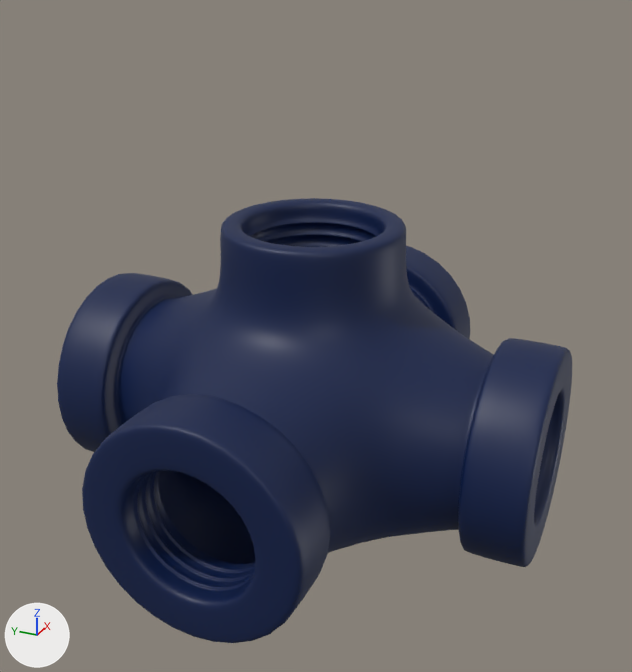
The Blender file week_3/day_2/exercice_x_gold/pipeJoint/PipeJoint.blend as it was, and as the next commit left it.
One viewpoint serves both versions: a 50 mm camera at (-6.99, -3.17, 4.24) aimed at (-0.13, -0.08, 0.81). The axes (+X, +Y, +Z) are drawn at lower left. The lights are the same throughout.

The older version as bpy lines, for what is in view:
```python
me_cube_001 = bpy.data.meshes.new('Cube.001')
me_cube_001.from_pydata(...)  # 885 vertices, 868 faces; spans x -2.39..2.33, y -2.34..2.37, z -1.25..1.88
me_cube_001.polygons.foreach_set('use_smooth', [True] * 868)
me_cube_001.materials.append(mat_material)  # dark blue #001b4a
ob_cube = bpy.data.objects.new('Cube', me_cube_001)
ob_cube.location = (0.0, 0.0, 0.0)
_m = ob_cube.modifiers.new('Subdivision', 'SUBSURF')
_m.levels = 2
```
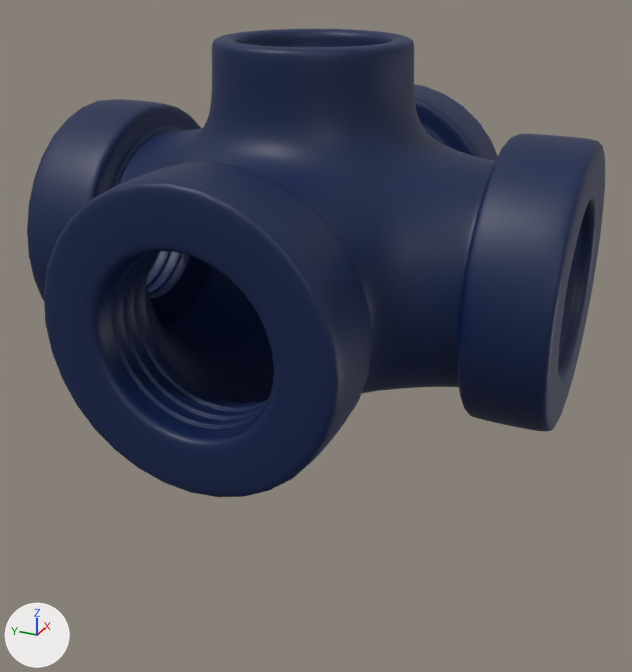
Changed parts and their boxes [x1, y1, x2, y2] in the pictures (632 x 672 px; the box of a moved part takes in the faces that stretch with it):
'Cube', reshaped, moved (12% wider): before [57, 198, 572, 643]; after [27, 29, 605, 497]
part 1 of me_cube_001, moved or reshaped: before [363, 246, 572, 567]; after [368, 84, 605, 431]
part 2 of me_cube_001, moved or reshaped: before [57, 273, 217, 496]; after [27, 99, 256, 353]
part 3 of me_cube_001, moved or reshaped: before [82, 347, 378, 643]; after [44, 162, 386, 497]

The change, as a list of edits to the scene's bpy script:
```text
Change me_cube_001:
    used by ob_cube; location = (0.0, 0.0, 0.0)
    remove me_cube_001.from_pydata(...)  # 885 vertices, 868 faces; spans x -2.39..2.33, y -2.34..2.37, z -1.25..1.88
    add me_cube_001.from_pydata(...)  # 885 vertices, 868 faces; spans x -2.33..2.41, y -2.39..2.35, z -1.35..1.88
    me_cube_001 part 1: 280 of 885 vertices moved; they spanned x -1.14..2.33, y -2.34..1.12, z -1.11..1.11 and now span x -1.3..2.41, y -2.39..1.33, z -1.35..1.35; mean shift (0.05, 0.0, 0.0); largest move (1.08, -1.82, 0.0) -> (1.39, -1.75, 0.0)
    me_cube_001 part 2: all 224 vertices in x -1.14..1.08, y 1.73..2.37, z -1.11..1.11 are scaled about their middle by 1.21, then moved by (0.07, -0.08, 0.0)
    me_cube_001 part 3: all 224 vertices in x -2.39..-1.74, y -1.1..1.12, z -1.11..1.11 are scaled about their middle by 1.21, then moved by (0.13, -0.03, 0.0)
Change ob_cube:
    ob_cube.location: (0.0, 0.0, 0.0) -> (0.0, 0.0, 1.59)
```
